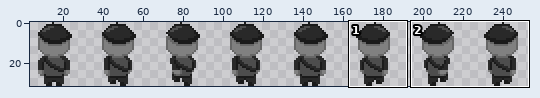
Sprite sheet: Assets/Sprites/Player/Back-Sheet.png. Above: a wide view before the commit, with the close-up outlined.
Close-up. Before the edit:
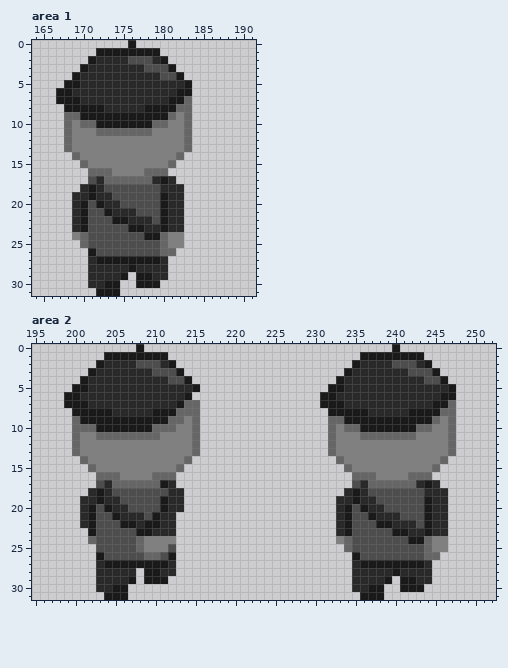
The file is 256x32 pixels. Shown: area 1: x 164..191, y 0..31; area 2: x 195..252, y 0..31. The wide view leaves out empty margins. The commit also changed other parts of the picture, which this record leaves out.
After:
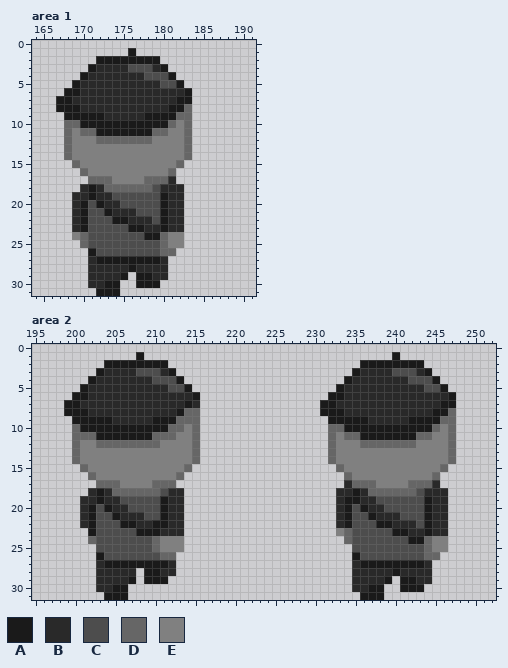
Palette (. is transparent): A #1a1a1a  B #292929  C #4d4d4d  D #666666  E #808080
Difference:
Changed rows in their new state; - is an unchanged pixel.
Area 1:
first column x 167:
 0 ---------.-------
 1 -----....-...----
 2 ----.AAAAAAAA.---
 3 ---.A----CC-BA.--
 4 --.A-------CC-A.-
 5 -.-----------CCA.
 6 .-A------------B-
 7 --B-----------B-A
 8 A--BBB-----BBB-A-
 9 -AA---BBBBB---AD-
10 --DAA-------AAD--
11 ---DDAAAAAAADD---
12 -----DDDDDDD-----
14 -DE------------ED
15 --DE----------ED-
16 ---DEEE----EEED--
17 ----DD-EEEE-DD---
18 ------DDDDDD-----
Area 2:
first column x 199:
 0 ---------.-------------------------------.-------
 1 -----....-...------------------------....-...----
 2 ----.AAAAAAAA.----------------------.AAAAAAAA.---
 3 ---.A----CC-BA.--------------------.A----CC-BA.--
 4 --.A-------CC-A.------------------.A-------CC-A.-
 5 -.-----------CCA.----------------.-----------CCA.
 6 .-A------------BA---------------.-A------------B-
 7 --B-----------BAB-----------------B-----------B-A
 8 A--BBB-----BBBA-----------------A--BBB-----BBB-A-
 9 -A----BBBBB--A-D-----------------AA---BBBBB---AD-
10 --AA-------AA-D-------------------DAA-------AAD--
11 --DDAAAAAAA-DD---------------------DDAAAAAAADD---
12 ----DDDDDDDD-------------------------DDDDDDD-----
14 -DE------------ED----------------DE------------ED
15 --DE----------ED------------------DE----------ED-
16 ---DEEE----EEED--------------------DEEE----EEED--
17 ----DD-EEEE-DD---------------------BDD-EEEE-DD---
18 ------DDDDDD----------------------B---DDDDDD-----
19 -----------------------------------A-------------
21 -----------CA-B----------------------------------
22 ----------B-A-B----------------------------------
23 -----------A--B-------------------ED-------------
24 ---------CCD--E-------------------.--------------
25 ---------CCD-EE--------------------.-------------
26 ----------CCDD-----------------------------------
Boxes around the changes in both close-ups, in picture pixels (x1, y1, x2, y2):
changed: (56, 40, 192, 192)
changed: (64, 344, 200, 560)
changed: (320, 344, 456, 552)
